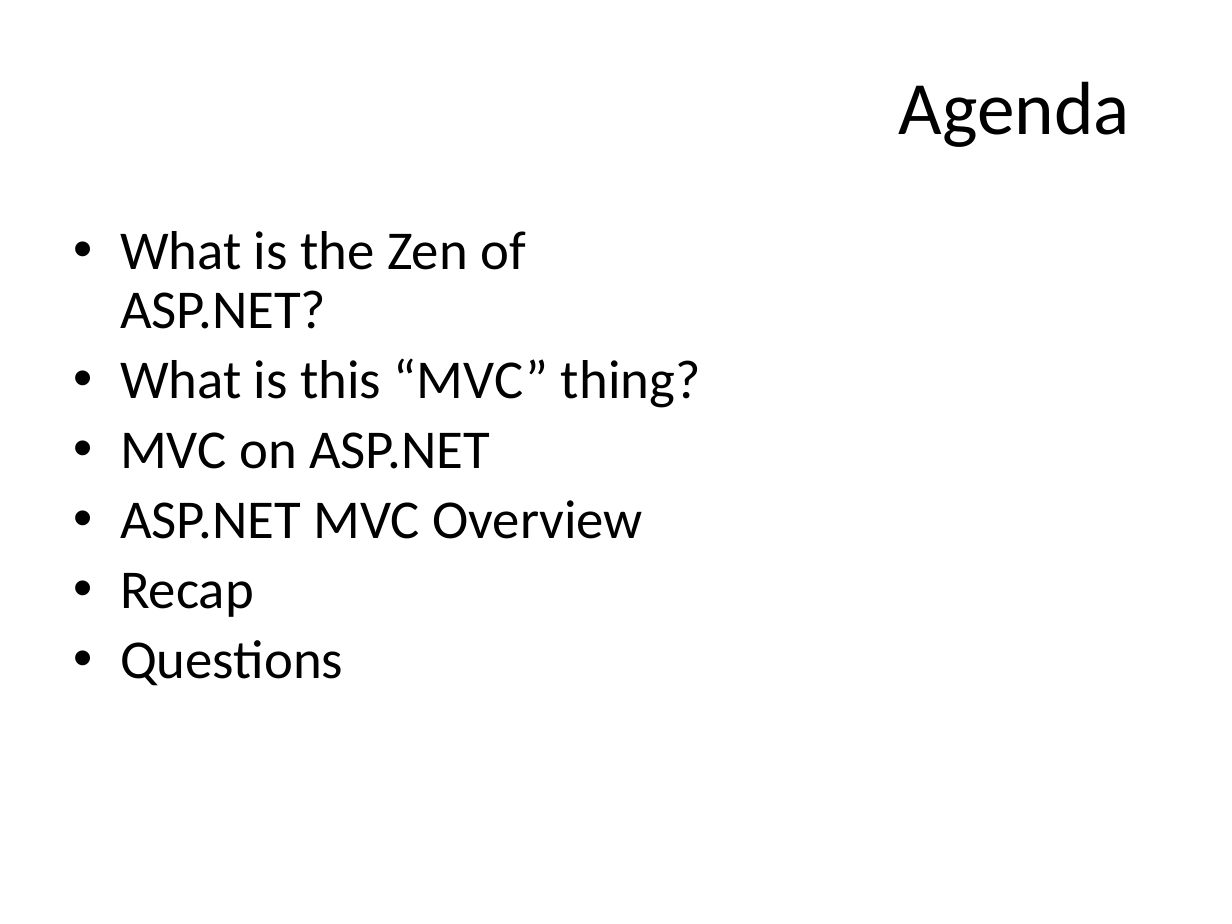
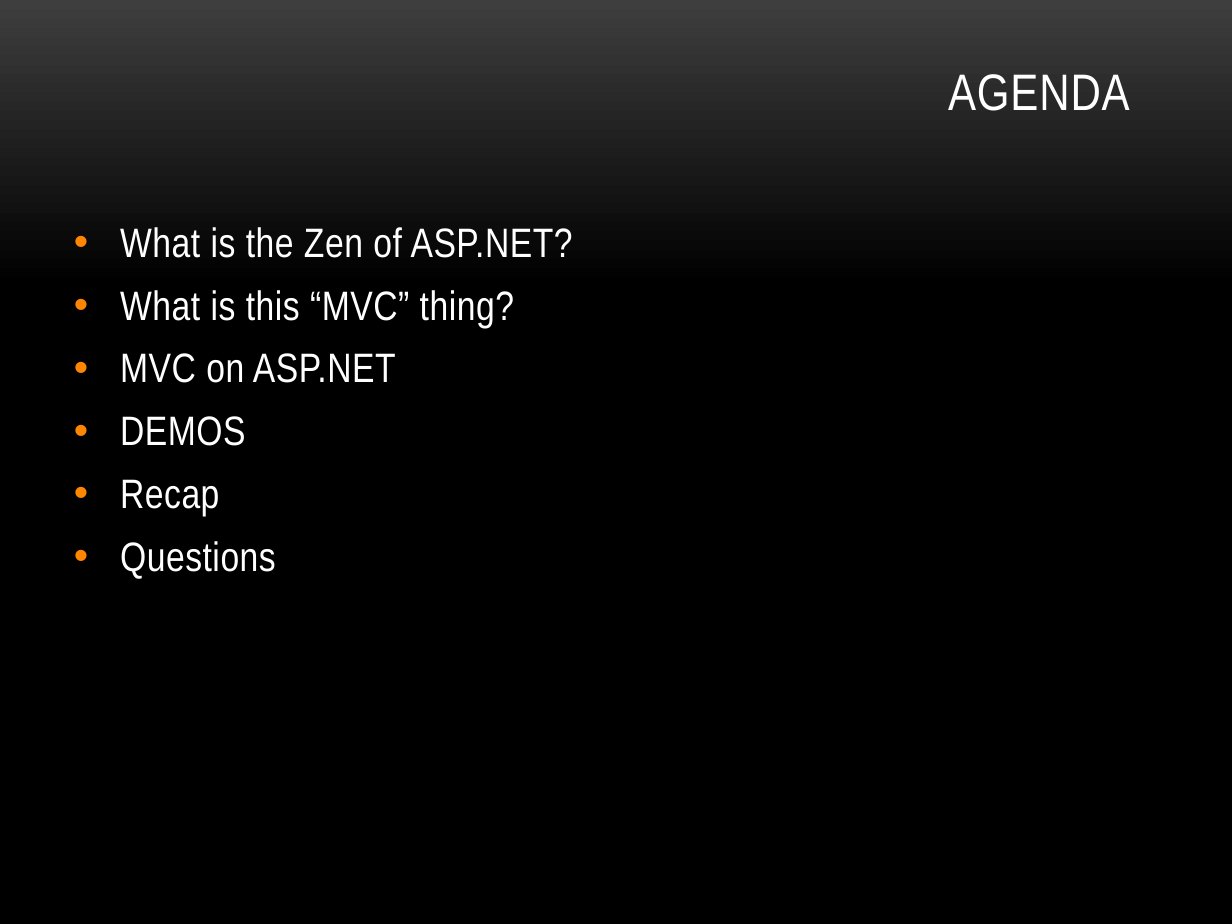
Before and after one commit to lozanotek/zenofmvc, a slide deck: slide 3 of slides/aspnet_mvc_zen.pptx (slide 2 before the commit). Drawn at 1232x924 pixels with LibreOffice and Linux fonts; fonts in the diff are those of the drawing; background and template pictures are left out. Boxes give left, top, right and bottom in pixels: in the first picture for what was removed or moved away, otherwise in the second. Text is boxed around its words. In the diff, an @@ line names an element or a change of style, - is before the commit and + after.

Commit message:
Updated the demos to be the same, cleaned up slides

```diff
--- a/slides/aspnet_mvc_zen.pptx
+++ b/slides/aspnet_mvc_zen.pptx
@@ background #FFFFFF to picture (left out) @@
@@ title at box(948, 74, 1130, 111): text changed; size 44 to 30 pt; font Calibri to Arial Narrow; text colour #000000 to #FFFFFF @@
-Agenda
+AGENDA
@@ text at box(120, 227, 573, 578): size 32 to 24 pt, font Calibri to Arial Narrow, text colour #000000 to #FFFFFF, letter spacing 0 to 0.3 pt; more space between paragraphs @@
@@ text at box(120, 416, 245, 446): text changed; size 32 to 24 pt; font Calibri to Arial Narrow; text colour #000000 to #FFFFFF @@
-• ASP.NET MVC Overview
+• DEMOS
```
Also in this commit, not shown: 23 other slides changed, 4 slides added, 6 slides removed, 36 other files.
